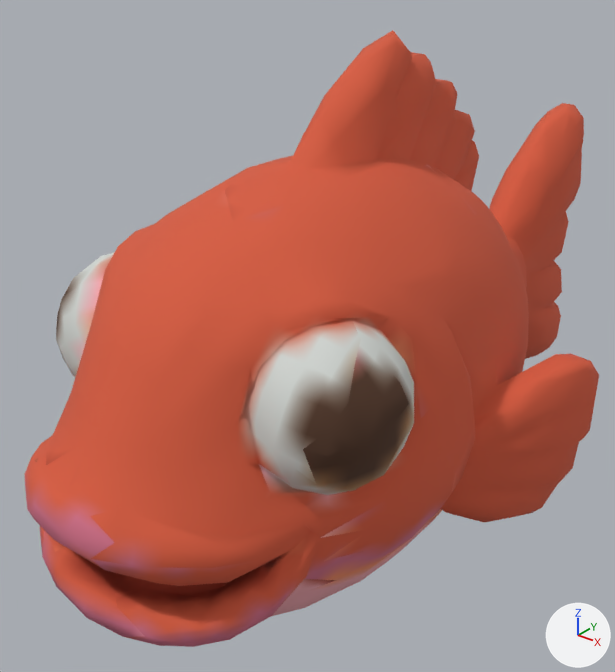
Renders of the glTF model public/models/fish-red-snapper.glb from each side of a commit.
Rendered twice from a camera (50 mm lens) standing at (0.521, -0.811, 0.425) and looking at (-0.069, -0.075, -0.032). The axes (+X, +Y, +Z) are drawn at lower right. The lights are the same throughout. The older version comes first. Where no turn or scale is listed for an object, it has been applied to the vertices. Vertices at exactly the same position are counted once.

Names of what the first picture shows: 'tripo_node_d2b52d7b-c56c-4115-b08e-356669f66b9d'.
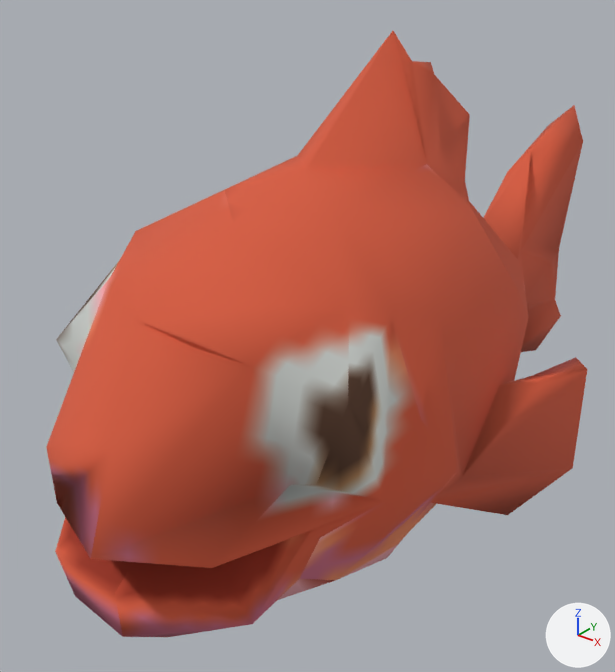
Where the newer file only moved an object's origin or applied its transform, the numbers keep the older frame.

Where the change shows, as pixel boxes (x1, y1, x2, y2) in the pictures (615 x 672 px):
'tripo_node_d2b52d7b-c56c-4115-b08e-356669f66b9d', reshaped
    before: (25, 30, 599, 647)
    after: (46, 31, 587, 637)
part 1 of me_tripo_mesh_d2b52d7b_c56c_4115_b08e_356669f66b9d, deleted (red)
    before: (25, 30, 599, 647)

Diff of the bpy script that builds the scene:
```diff
--- a/public/models/fish-red-snapper.glb.py
+++ b/public/models/fish-red-snapper.glb.py
@@ me_tripo_mesh_d2b52d7b_c56c_4115_b08e_356669f66b9d @@
 # used by ob_tripo_node_d2b52d7b_c56c_4115_b08e_356669f66b9d; location = (0.0, 0.0, 0.0)
-me_tripo_mesh_d2b52d7b_c56c_4115_b08e_356669f66b9d.from_pydata(...)  # 1224 vertices, 2444 faces; spans x -0.26..0.26, y -0.5..0.5, z -0.323..0.323
+me_tripo_mesh_d2b52d7b_c56c_4115_b08e_356669f66b9d.from_pydata(...)  # 152 vertices, 300 faces; spans x -0.253..0.254, y -0.494..0.493, z -0.318..0.323
+# me_tripo_mesh_d2b52d7b_c56c_4115_b08e_356669f66b9d part 1: 1072 vertices removed from x -0.26..0.26, y -0.5..0.5, z -0.323..0.313
 me_tripo_mesh_d2b52d7b_c56c_4115_b08e_356669f66b9d.materials.append(mat_tripo_material_d2b52d7b_c56c_4115_b08e_356669f66b9d)
```
